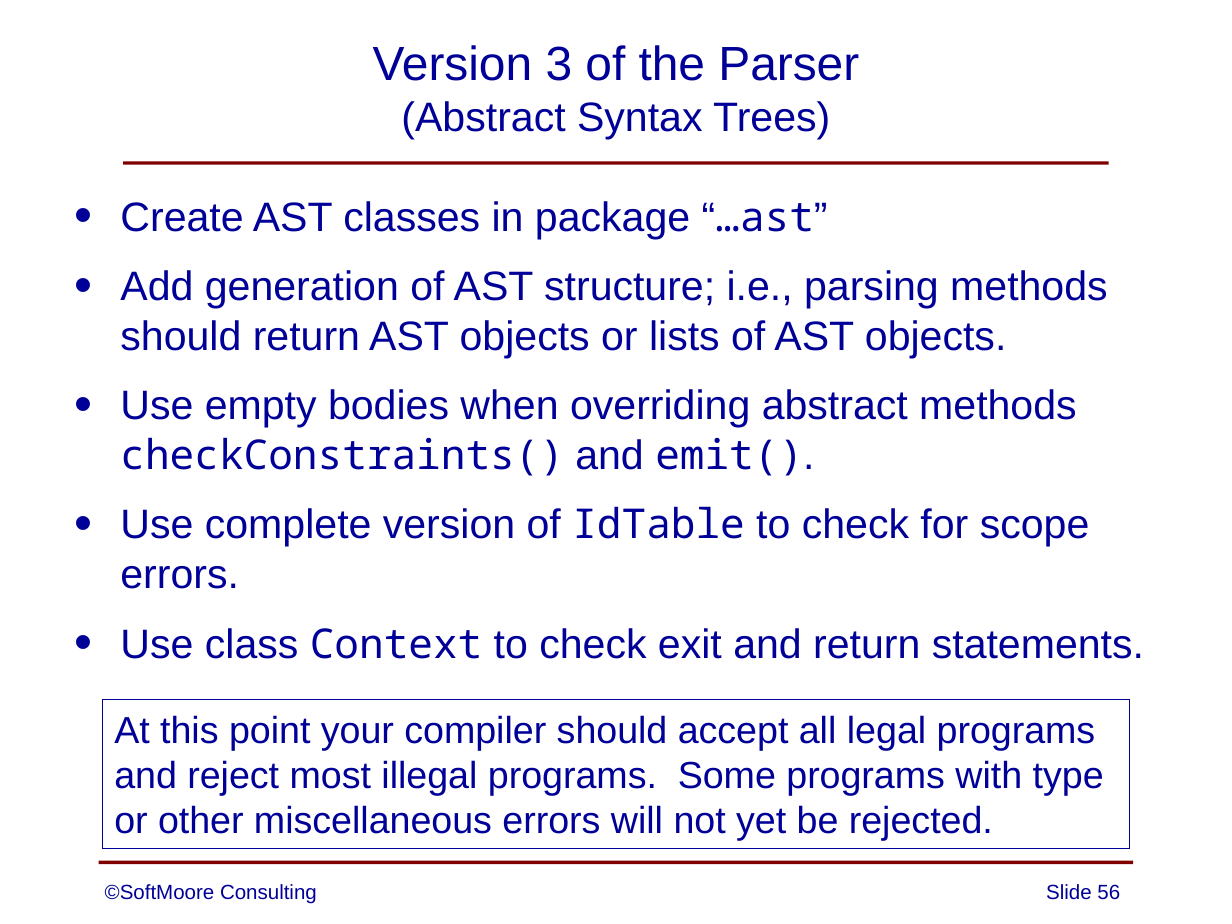
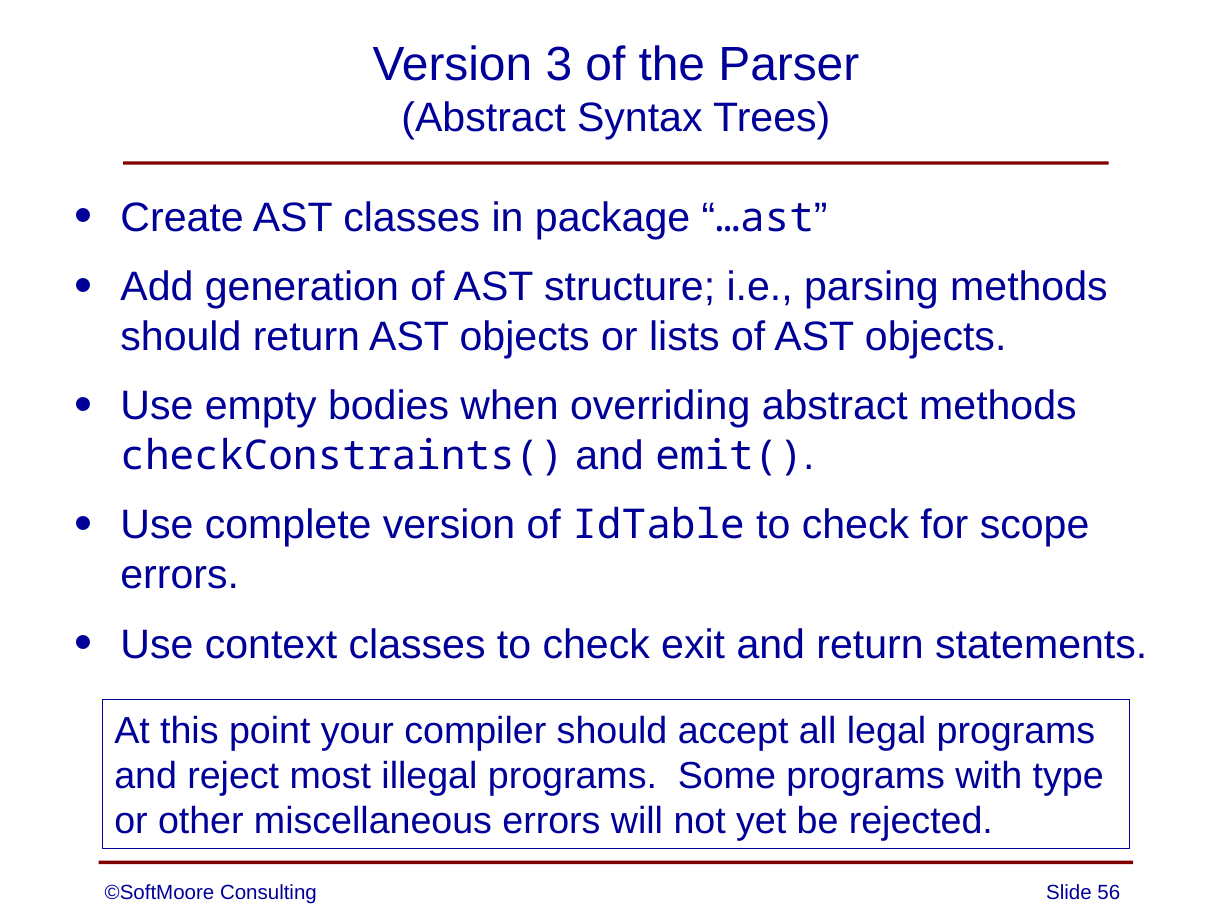
Before and after one commit to SoftMoore/CPRL, a slide deck: slide 56 of PowerPoint/08 - Abstract Syntax Trees.pptx. Drawn at 1232x924 pixels with LibreOffice and Linux fonts; fonts in the diff are those of the drawing. Boxes give left, top, right and bottom in pixels: in the first picture for what was removed or moved away, otherwise in the second. Text is boxed around its words. In the diff, an @@ line names an element or a change of style, - is before the commit and + after.

Commit message:
minor correction to one slide

```diff
--- a/PowerPoint/08 - Abstract Syntax Trees.pptx
+++ b/PowerPoint/08 - Abstract Syntax Trees.pptx
@@ text at [120, 628, 1147, 659]: text changed @@
-• Use class Context to check exit and return statements.
+• Use context classes to check exit and return statements.
```
